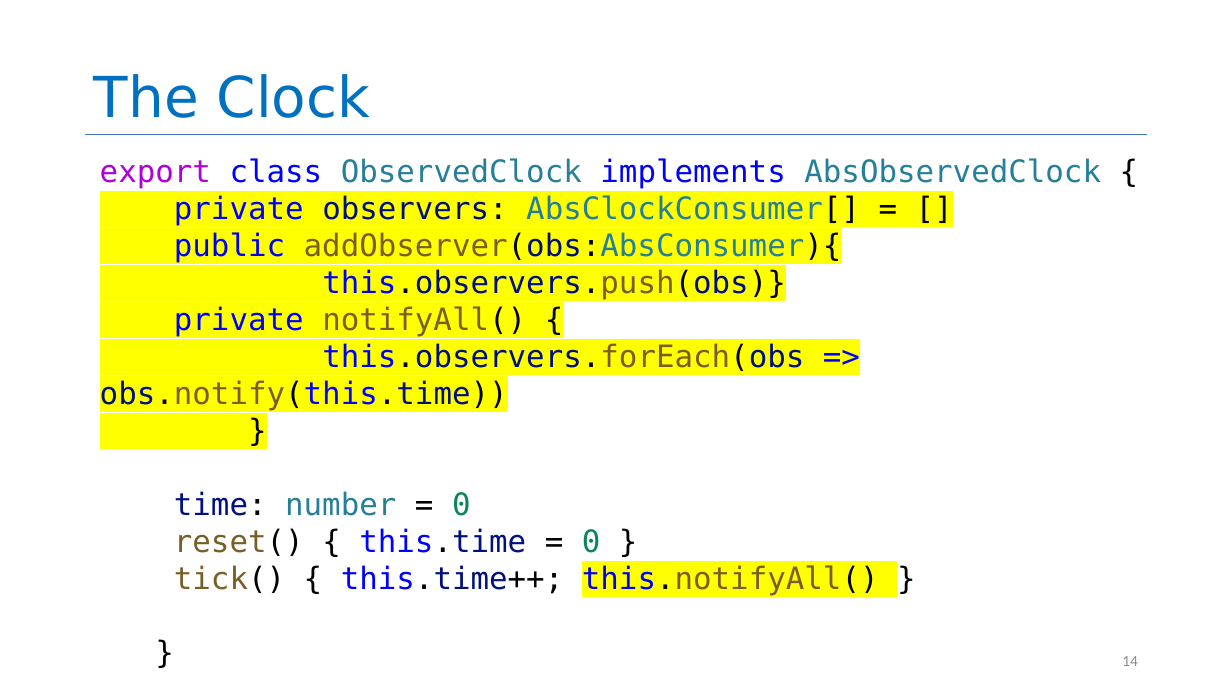
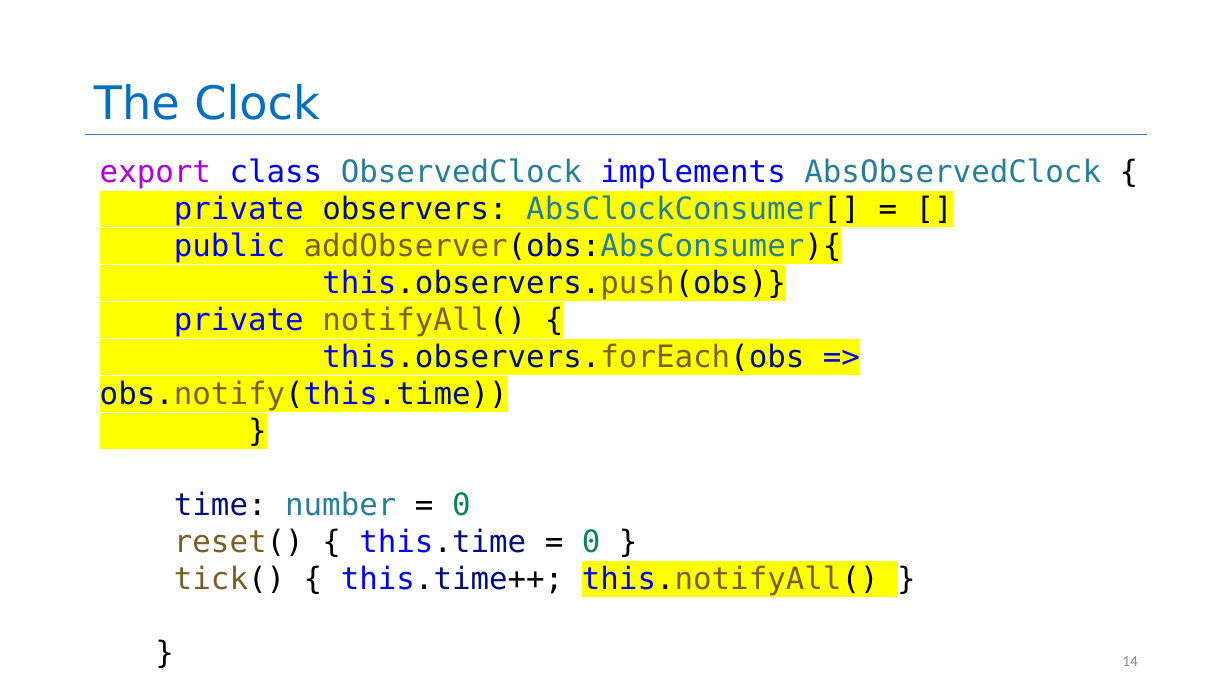
Before and after one commit to neu-se/CS4530-Spring-2022, a slide deck: slide 14 of Slides/Lesson 2.3 The Interaction Scale.pptx. Drawn at 1232x693 pixels with LibreOffice and Linux fonts; fonts in the diff are those of the drawing. Boxes give left, top, right and bottom in pixels: in the first picture for what was removed or moved away, otherwise in the second. Text is boxed around its words. In the diff, an @@ line names an element or a change of style, - is before the commit and + after.

Commit message:
fixed font sizes, and replaced slides to ensure consistent theme

```diff
--- a/Slides/Lesson 2.3 The Interaction Scale.pptx
+++ b/Slides/Lesson 2.3 The Interaction Scale.pptx
@@ title "The Clock" at (x1=94, y1=84, x2=319, y2=120): size 44 to 36 pt @@
```
Also in this commit, not shown: 11 other slides changed, 1 other file.
